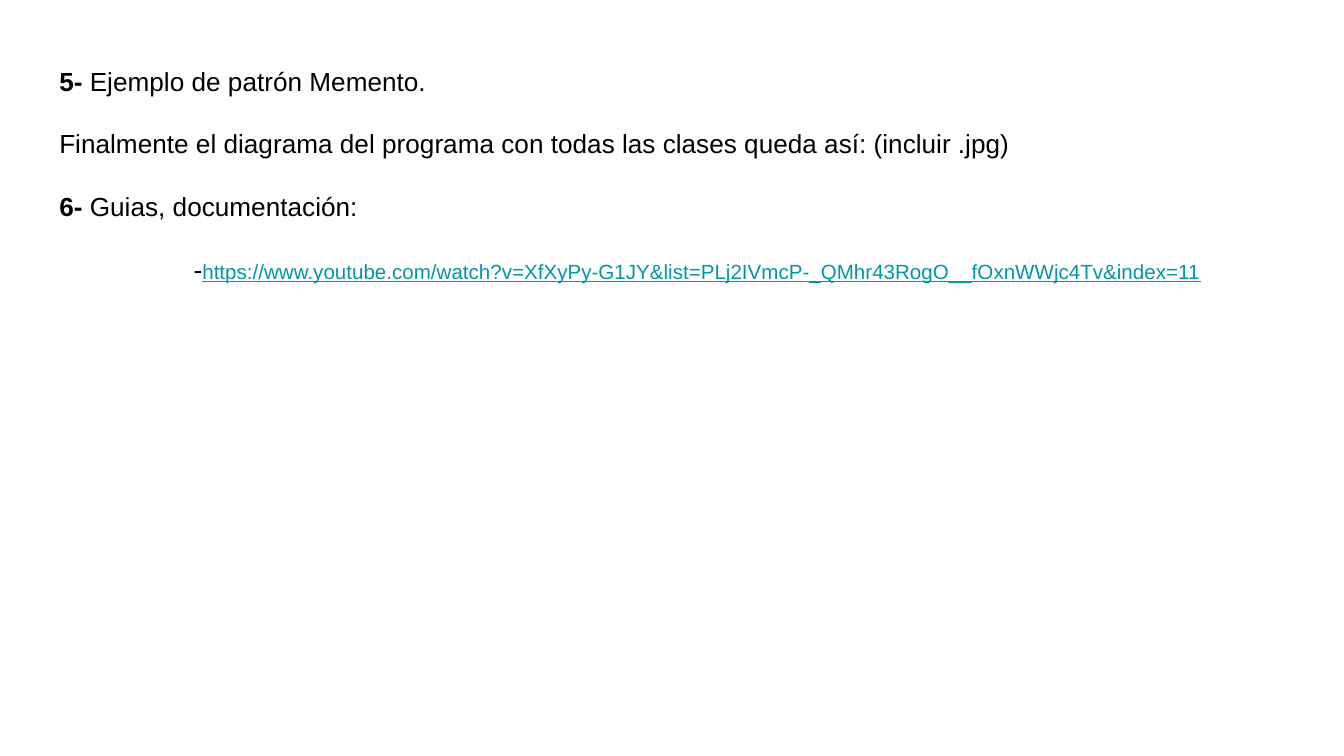
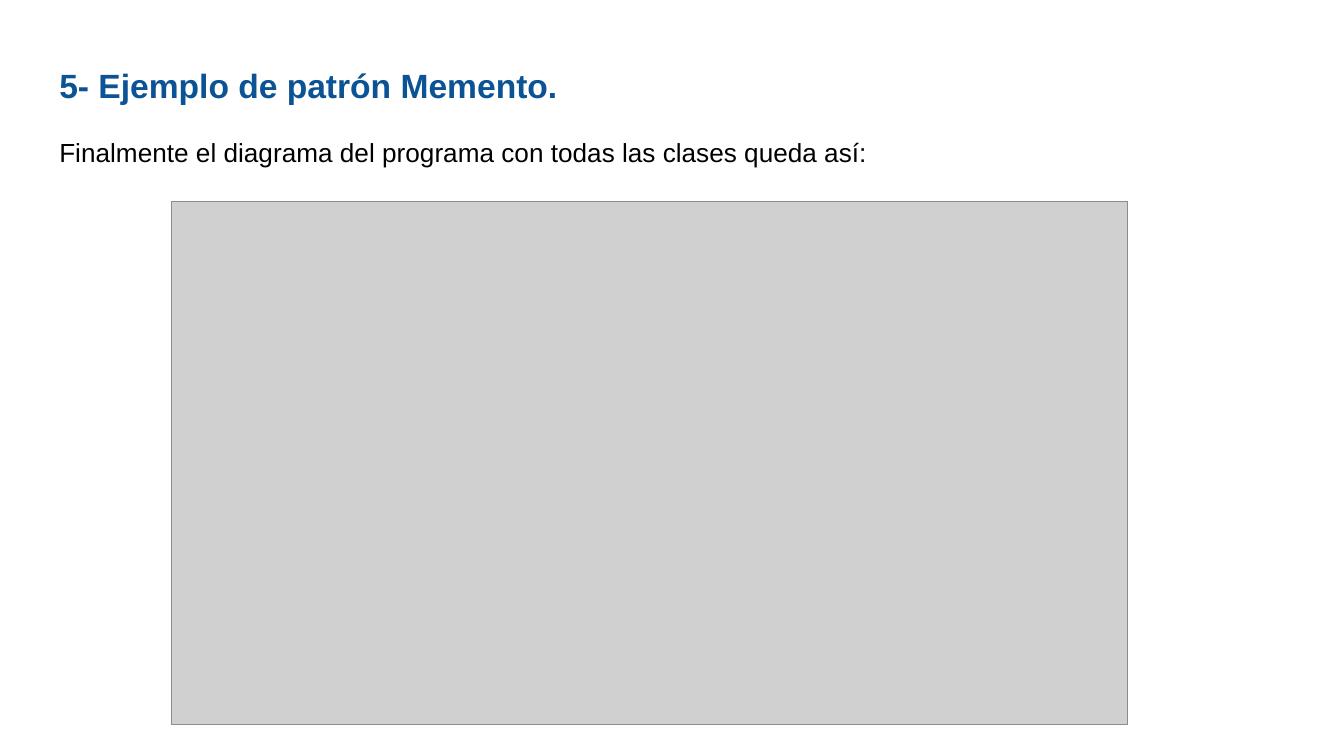
Before and after one commit to nachogarciaprieto/Memento, a slide deck: slide 8 of mementoPresentacionEntornosDesarrolloDAW2019.odp (slide 3 before the commit). Drawn at 1344x756 pixels with LibreOffice and Linux fonts; fonts in the diff are those of the drawing; grey boxes stand for pictures. Boxes give left, top, right and bottom in pixels: in the first picture for what was removed or moved away, otherwise in the second. Text is boxed around its words. In the diff, an @@ line names an element or a change of style, - is before the commit and + after.

Commit message:
Finalizada Presentación Memento
Terminada la presentación de Memento.

9 diapositivas con imágenes y animaciones.

```diff
--- a/mementoPresentacionEntornosDesarrolloDAW2019.odp
+++ b/mementoPresentacionEntornosDesarrolloDAW2019.odp
@@ text at (x1=59, y1=73, x2=558, y2=104): size 14 to 18 pt, text colour #000000 to #0B5394 in "5- Ejemplo de patrón Memento."; bold on in "Ejemplo de patrón Memento." @@
@@ text at (x1=59, y1=142, x2=866, y2=168): text changed @@
-Finalmente el diagrama del programa con todas las clases queda así: (incluir .jpg)
-6- Guias, documentación:
--https://www.youtube.com/watch?v=XfXyPy-G1JY&list=PLj2IVmcP-_QMhr43RogO__fOxnWWjc4Tv&index=11
+Finalmente el diagrama del programa con todas las clases queda así:
@@ picture added at (x1=171, y1=202, x2=1128, y2=724) @@
```
Also in this commit, not shown: 2 other slides changed, 6 slides added, 1 other file.
